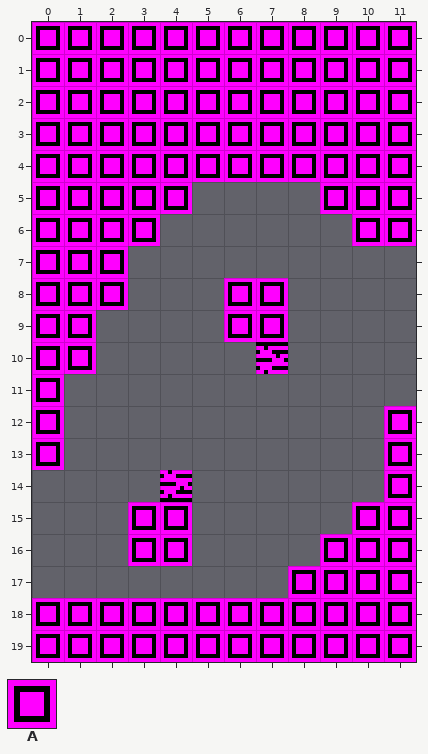
Tiled map -- assets/data/mapchunks/level_1/t-25.tmx. That is the earlier state.
Cells are 8x8 px. Shown: x 0..11, y 0..19.
Key: from "tiles": A 1 "open".
_ is an empty cell.
Layer "main" before, first column x 0:
 0 AAAAAAAAAAAA
 1 AAAAAAAAAAAA
 2 AAAAAAAAAAAA
 3 AAAAAAAAAAAA
 4 AAAAAAAAAAAA
 5 AAAAA____AAA
 6 AAAA______AA
 7 AAA_________
 8 AAA___AA____
 9 AA____AA____
10 AA__________
11 A___________
12 A__________A
13 A__________A
14 ___________A
15 ___AA_____AA
16 ___AA____AAA
17 ________AAAA
18 AAAAAAAAAAAA
19 AAAAAAAAAAAA
And afterwards:
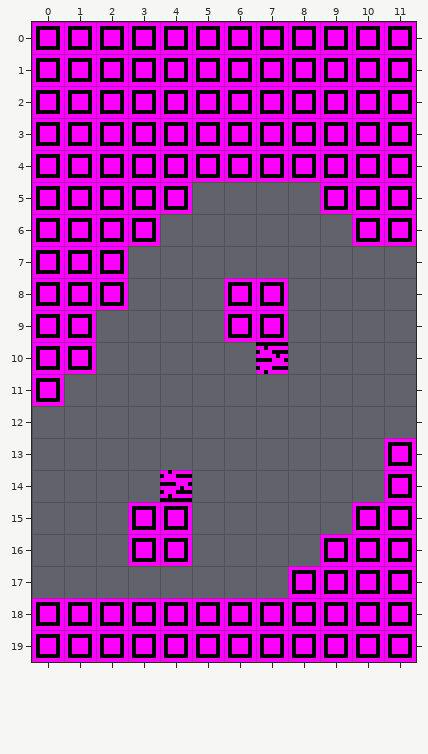
The exact change:
Changed rows in their new state; . is an unchanged cell.
Layer "main":
first column x 0:
12 _.........._
13 _...........
